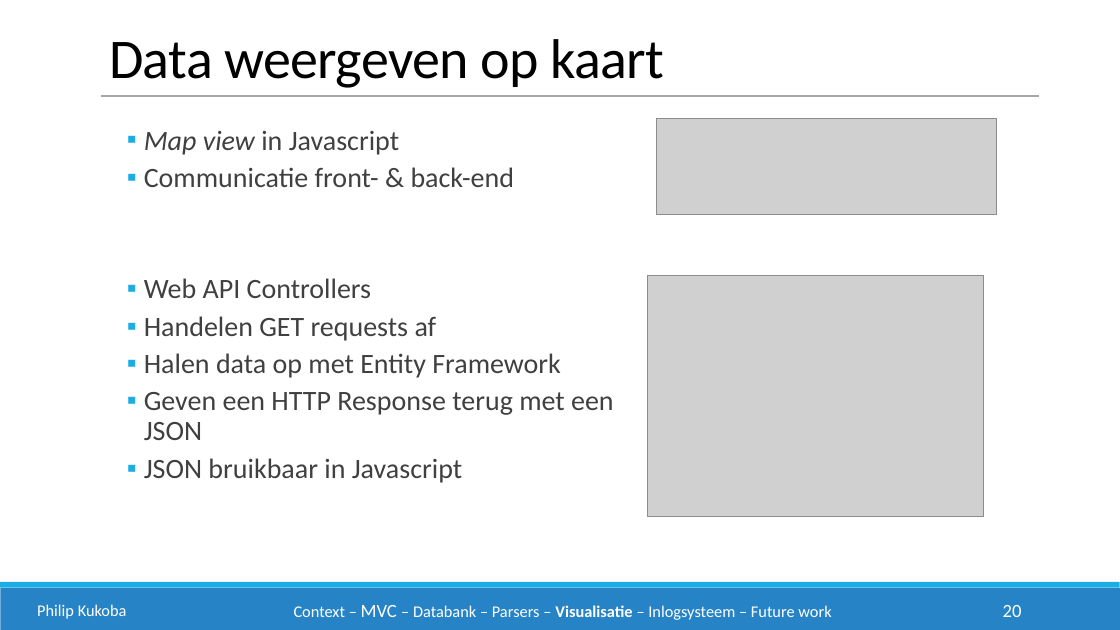
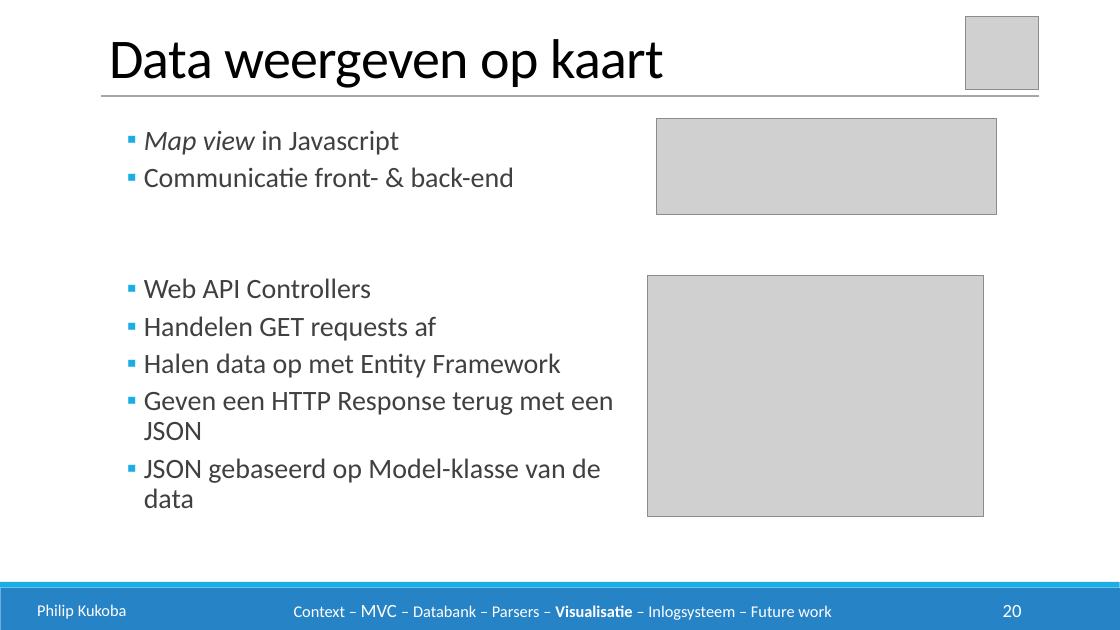
Before and after one commit to philipkukoba/Bachelors-Dissertation-DroneWebApp, a slide deck: slide 20 of documenten/eindpresentatie/drone1.pptx. Drawn at 1120x630 pixels with LibreOffice and Linux fonts; fonts in the diff are those of the drawing; grey boxes stand for pictures. Boxes give left, top, right and bottom in pixels: in the first picture for what was removed or moved away, otherwise in the second. Text is boxed around its words. In the diff, an @@ line names an element or a change of style, - is before the commit and + after.

```diff
--- a/documenten/eindpresentatie/drone1.pptx
+++ b/documenten/eindpresentatie/drone1.pptx
@@ picture added at (965,16,1038,89) @@
@@ text at (144,458,601,508): text changed @@
-  ▪ JSON bruikbaar in Javascript
+  ▪ JSON gebaseerd op Model-klasse van de data
```
Also in this commit, not shown: 7 other slides changed.
